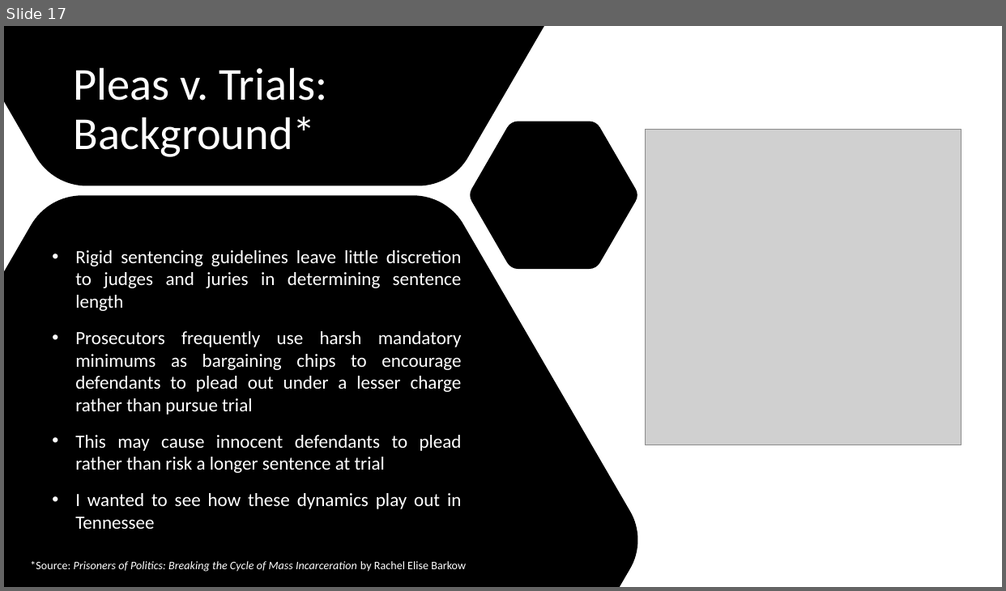
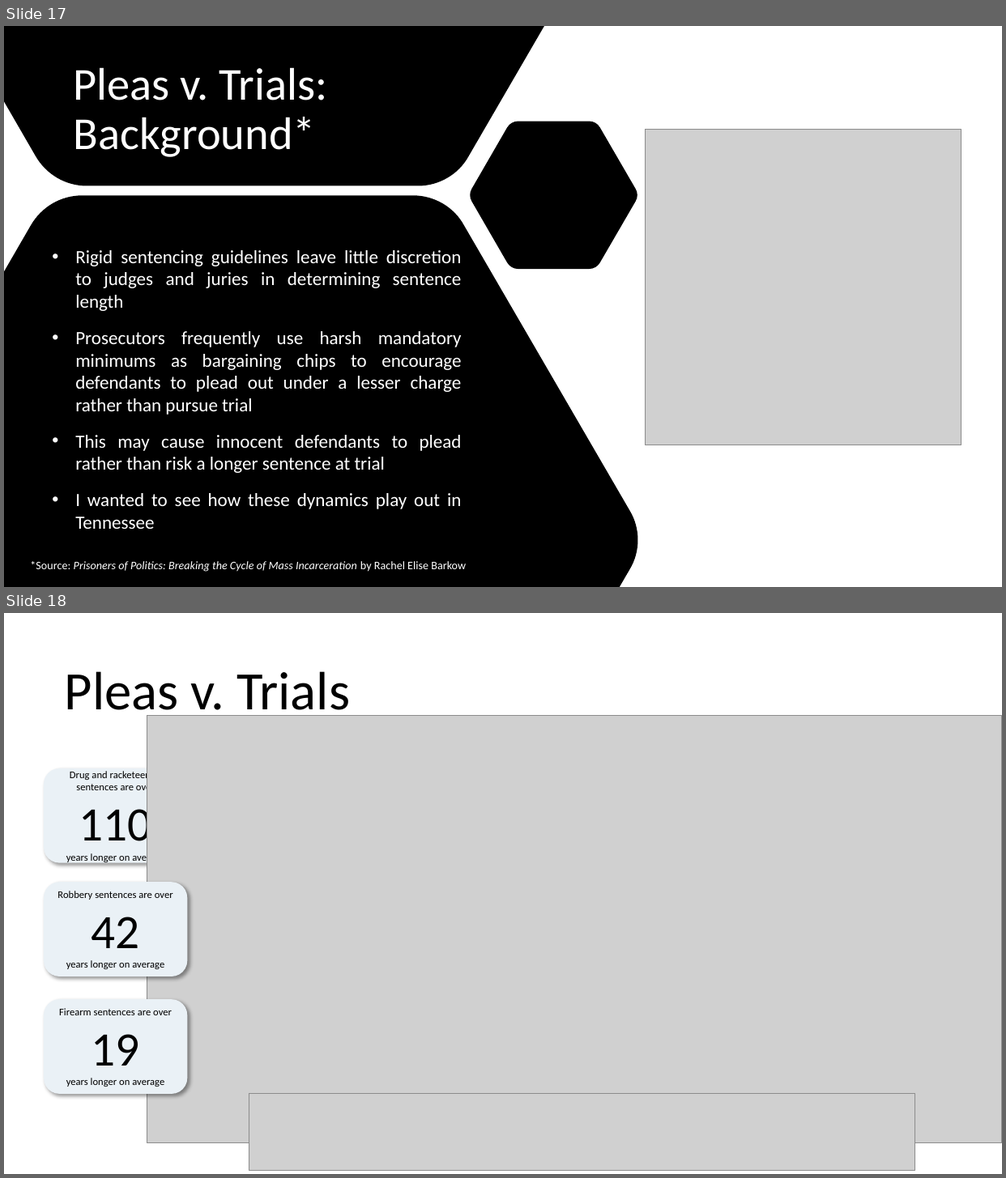
Before and after one commit to jenwhitson/sentencing_project, a slide deck: Presentation.pptx. Shown one above the other, each under a label of ours: slide 17 before the commit, slides 17 and 18 after it. The pictures are 1006x591 and 1006x1178 pixels, drawn with LibreOffice and Linux fonts; fonts in the diff are those of the drawing; grey boxes stand for pictures. Boxes give left, top, right and bottom in pixels: in the first picture for what was removed or moved away, otherwise in the second. Text is boxed around its words. In the diff, an @@ line names an element or a change of style, - is before the commit and + after.

```diff
--- a/Presentation.pptx
+++ b/Presentation.pptx
@@ slide 18 added at <box>4,613,1002,1174</box>, background #FFFFFF @@
@@ title added at <box>65,671,350,722</box>, 52 pt, text #000000 @@
+Pleas v. Trials
@@ picture added at <box>147,716,1002,1143</box> @@
@@ rounded rectangle added at <box>44,769,187,863</box>, fill #EAF1F6, 9.8 pt, text #000000 @@
+Drug and racketeering sentences are over
+110
+years longer on average
@@ rounded rectangle added at <box>44,883,187,977</box>, fill #EAF1F6, 9.8 pt, text #000000 @@
+Robbery sentences are over
+42
+years longer on average
@@ rounded rectangle added at <box>44,999,187,1093</box>, fill #EAF1F6, 9.8 pt, text #000000 @@
+Firearm sentences are over
+19
+years longer on average
@@ picture added at <box>249,1094,915,1171</box> @@
```
Also in this commit, not shown: 1 slide changed, 1 other slide added, 2 slides removed, 3 other files.
